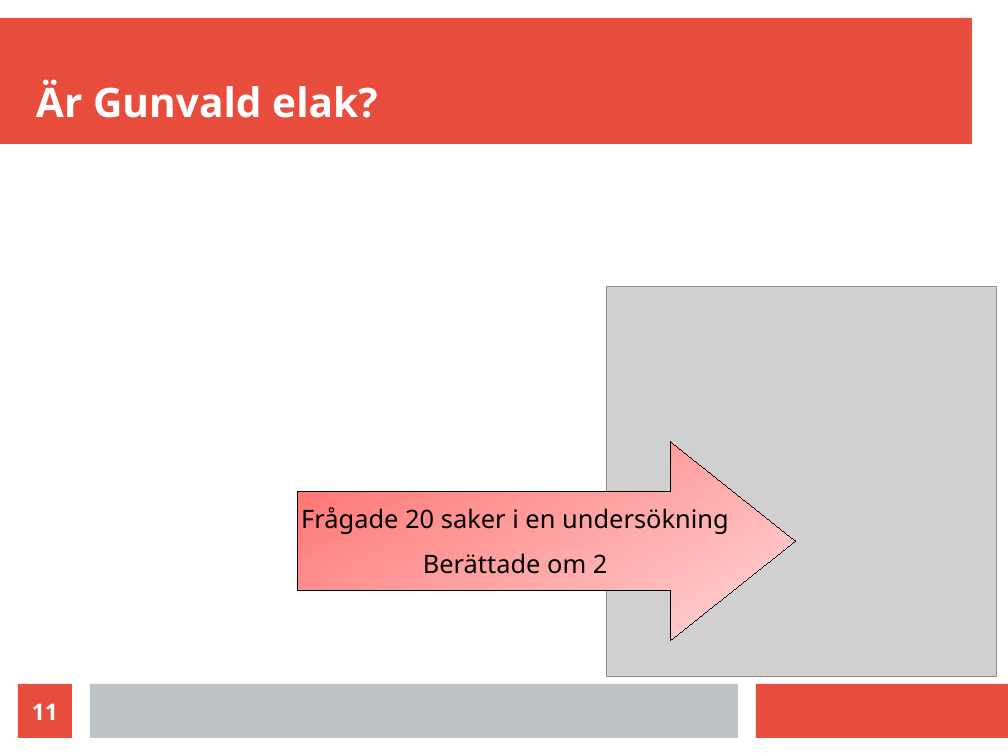
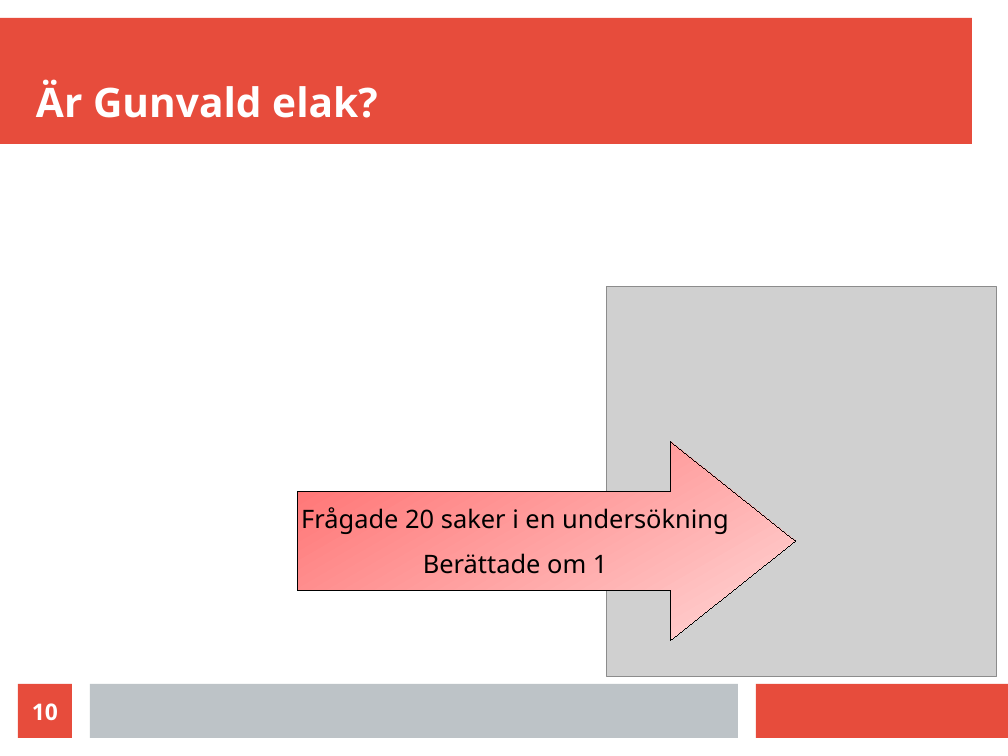
Before and after one commit to richelbilderbeek/science_fika_open_science_20250316, a slide deck: slide 10 of science_fika_talk_20250316.odp (slide 11 before the commit). Drawn at 1008x756 pixels with LibreOffice and Linux fonts; fonts in the diff are those of the drawing; grey boxes stand for pictures. Boxes give left, top, right and bottom in pixels: in the first picture for what was removed or moved away, otherwise in the second. Text is boxed around its words. In the diff, an @@ line names an element or a change of style, - is before the commit and + after.

```diff
--- a/science_fika_talk_20250316.odp
+++ b/science_fika_talk_20250316.odp
@@ text in right arrow at box(423, 553, 608, 574): text changed @@
-Berättade om 2
+Berättade om 1
@@ page number at box(32, 703, 58, 720): text changed @@
-11
+10
```
Also in this commit, not shown: 11 other slides changed, 1 slide removed, 1 other file.
